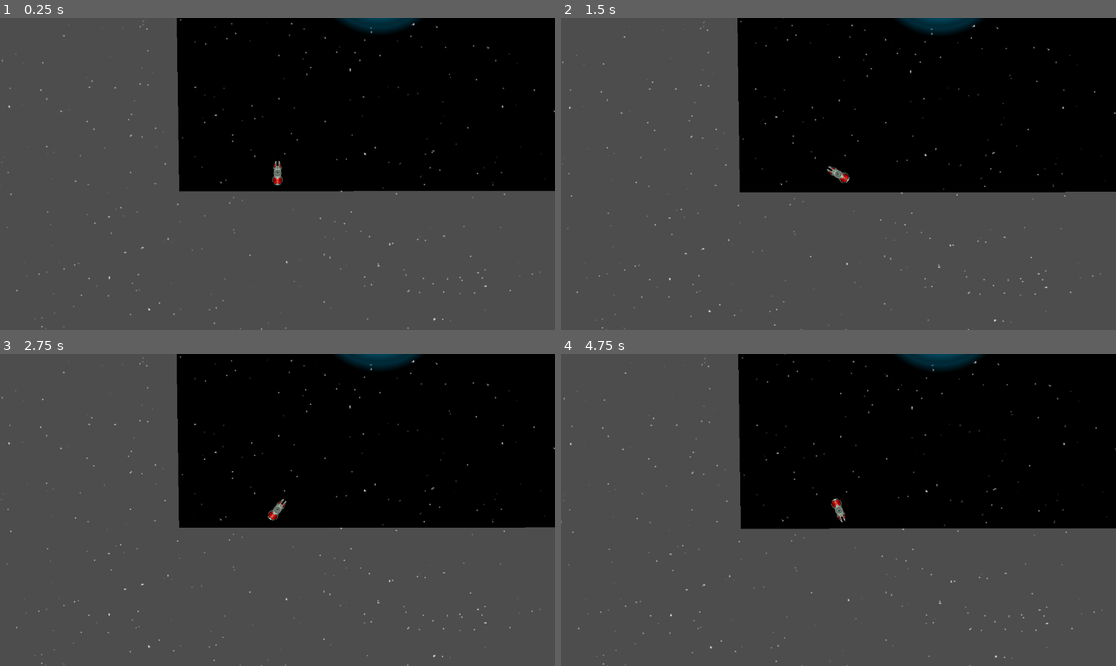
Above: before the commit, frames 1-4 (two rows, left to right).
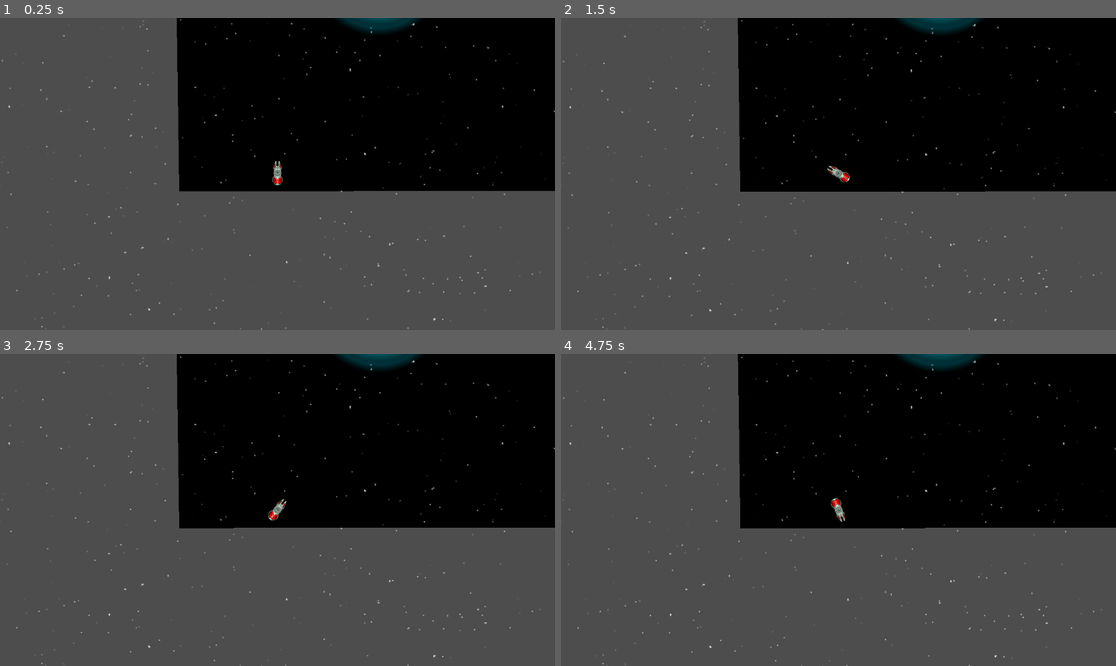
Above: after the commit, the same moments.

Repository: MaloGermond/to-the-edge-of-space
Game: Godot game, scene res://scenes/scenes/space.tscn
Same seed, same stepped clock (60 frames per second), same inputs: the game is played once before the commit and once after it.
Inputs:
- Up to frame 1 (0.25 s): no input
- Up to frame 2 (1.5 s): tap Enter at 0.5 s; hold Right (ui_right) 0.53-1.28 s; hold Down (ui_down) from 1.28 s (still down)
- Up to frame 3 (2.75 s): release Down (ui_down) at 2.03 s; hold Right (ui_right) from 2.03 s (still down)
- Up to frame 4 (4.75 s): release Right (ui_right) at 2.78 s; hold Up (ui_up) 2.78-3.53 s; hold Left (ui_left) from 3.53 s (still down)

The runs differ from the first frame. In frame 1, less than 0.1% of the frame differs, in the area x 49-51%, y 46-54%; in frame 2, 0.8%, in the area x 0-100%, y 0-100%; in frame 3, 0.2%; in frame 4, 0.6%.

Commit message:
:construction: Introducing bug where all instance shared the same texture

Diff:
--- a/scenes/objects/ship.tscn
+++ b/scenes/objects/ship.tscn
@@ -22,7 +22,11 @@
 position = Vector2(-1.1444092e-05, 5.0000114)
 scale = Vector2(4.9999995, 4.9999995)
 zoom = Vector2(2, 2)
+limit_enabled = false
+limit_smoothed = true
 position_smoothing_enabled = true
+position_smoothing_speed = 1.0
+rotation_smoothing_speed = 1.0
 
 [node name="Sprite2D" type="Sprite2D" parent="CharacterBody2D" unique_id=256874516]
 self_modulate = Color(0.12408299, 0.12408296, 0.12408296, 1)
--- a/scenes/scenes/space.tscn
+++ b/scenes/scenes/space.tscn
@@ -38,7 +38,8 @@
 position = Vector2(322, -93)
 rotation = 2.4260077
 color = Color(0.99508184, 1, 0.85999525, 1)
-energy = 9.0
+energy = 10.57
+height = 0.42
 
 [node name="Node" type="Node" parent="." unique_id=2122255386]
 
